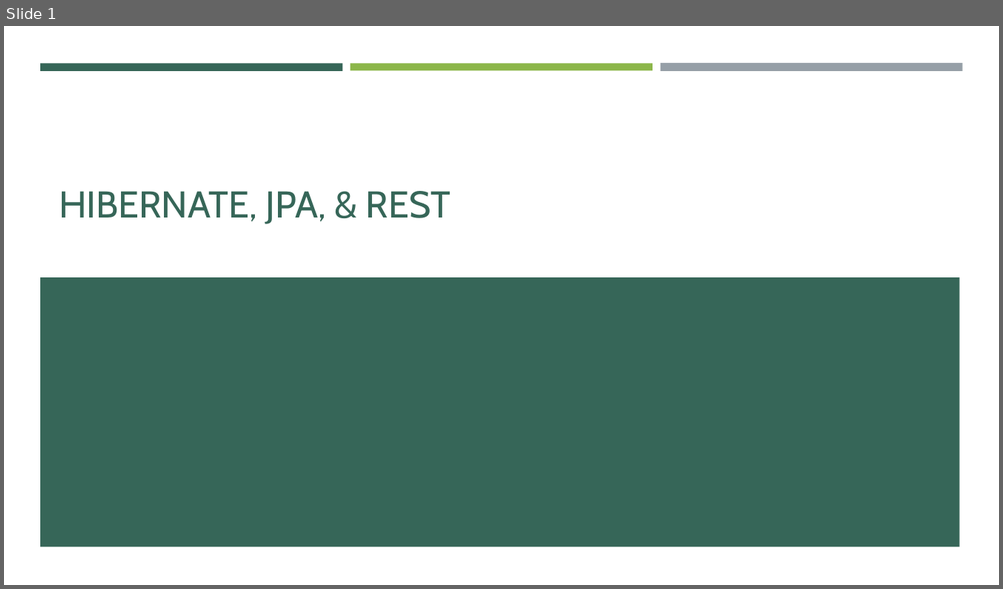
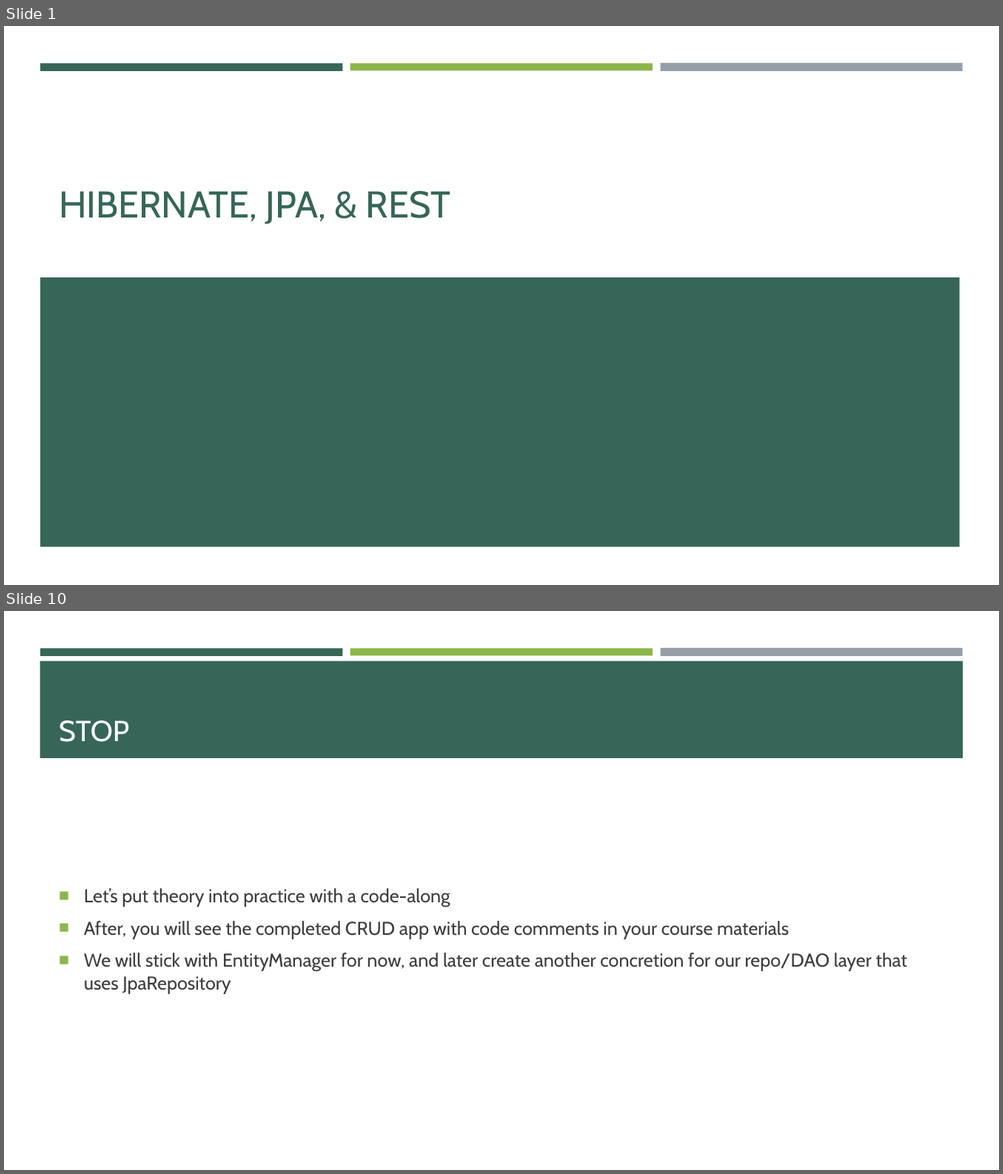
Before and after one commit to e-m-wilson/java-fs, a slide deck: Week_6/02_Hibernate_JPA_&_REST.pptx. Shown one above the other, each under a label of ours: slide 1 before the commit, slides 1 and 10 after it; the slides between them are not shown. The pictures are 1003x589 and 1003x1174 pixels, drawn with LibreOffice and Linux fonts; fonts in the diff are those of the drawing. Boxes give left, top, right and bottom in pixels: in the first picture for what was removed or moved away, otherwise in the second. Text is boxed around its words. In the diff, an @@ line names an element or a change of style, - is before the commit and + after.

```diff
--- a/Week_6/02_Hibernate_JPA_&_REST.pptx
+++ b/Week_6/02_Hibernate_JPA_&_REST.pptx
@@ slide 10 added at box(4, 611, 999, 1170), background #FFFFFF; not listed: 3 template elements that a slide beside it also shows @@
@@ rectangle added at box(40, 661, 963, 758), fill #366658 @@
@@ title added at box(59, 721, 129, 742), 28 pt, text #FFFFFF @@
+STOP
@@ text added at box(84, 889, 908, 994), 18 pt, text #3D3D3D @@
+■ Let’s put theory into practice with a code-along
+■ After, you will see the completed CRUD app with code comments in your course materials
+■ We will stick with EntityManager for now, and later create another concretion for our repo/DAO layer that uses JpaRepository
```
Also in this commit, not shown: 1 slide changed, 8 other slides added, 1 slide removed, 1 other file.
